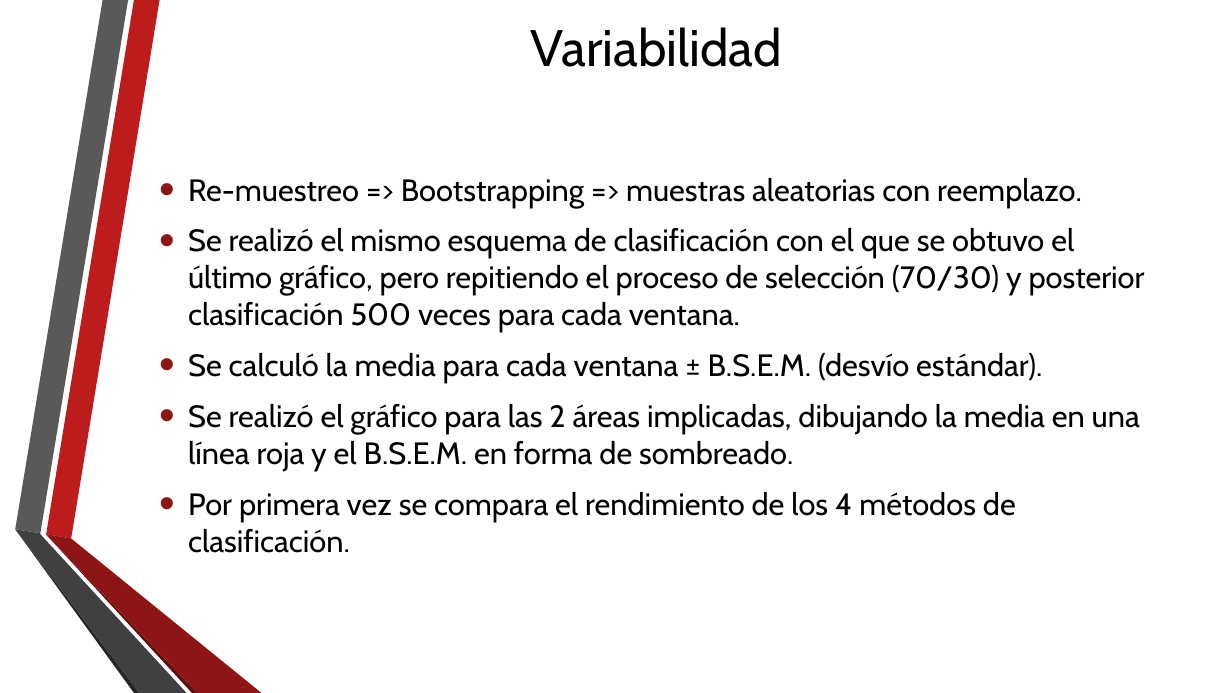
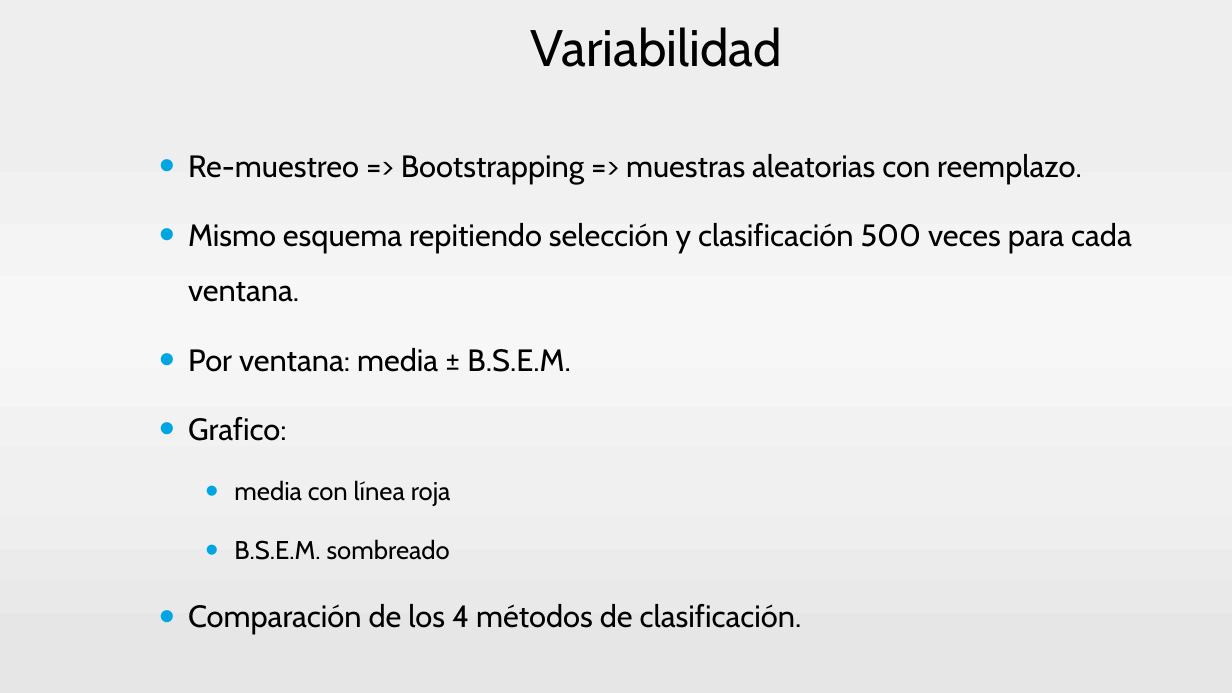
Before and after one commit to neozero86/tesis-megea, a slide deck: slide 34 of Presentacion/PresentacionTesis.pptx (slide 35 before the commit). Drawn at 1232x693 pixels with LibreOffice and Linux fonts; fonts in the diff are those of the drawing; background and template pictures are left out. Boxes give left, top, right and bottom in pixels: in the first picture for what was removed or moved away, otherwise in the second. Text is boxed around its words. In the diff, an @@ line names an element or a change of style, - is before the commit and + after.

```diff
--- a/Presentacion/PresentacionTesis.pptx
+++ b/Presentacion/PresentacionTesis.pptx
@@ background picture (left out) to gradient #EEEEEE to #F1F1F1 to #F7F7F7 to #F0F0F0 to #E6E6E6 @@
@@ text "Re-muestreo => Bootstrapping => muestras ...": place and size @@
-text "Re-muestreo => Bootstrapping => muestras ..." at <box>188,178,1145,553</box>
+text "Re-muestreo => Bootstrapping => muestras ..." at <box>188,154,1132,634</box>
@@ text at <box>188,154,1082,183</box>: line spacing 1 to 1.5; bullet colour #8D1515 to #00A6E1 @@
@@ text at <box>188,223,1132,634</box>: text changed @@
-• Se realizó el mismo esquema de clasificación con el que se obtuvo el último gráfico, pero repitiendo el proceso de selección (70/30) y posterior clasificación 500 veces para cada ventana.
-• Se calculó la media para cada ventana ± B.S.E.M. (desvío estándar).
-• Se realizó el gráfico para las 2 áreas implicadas, dibujando la media en una línea roja y el B.S.E.M. en forma de sombreado.
-• Por primera vez se compara el rendimiento de los 4 métodos de clasificación.
+• Mismo esquema repitiendo selección y clasificación 500 veces para cada ventana.
+• Por ventana: media ± B.S.E.M.
+• Grafico:
+  • media con línea roja
+  • B.S.E.M. sombreado
+• Comparación de los 4 métodos de clasificación.
@@ group removed at <box>15,0,262,693</box>: 6 freeform shapes @@
```
Also in this commit, not shown: 67 other slides changed, 2 slides added, 2 slides removed.
